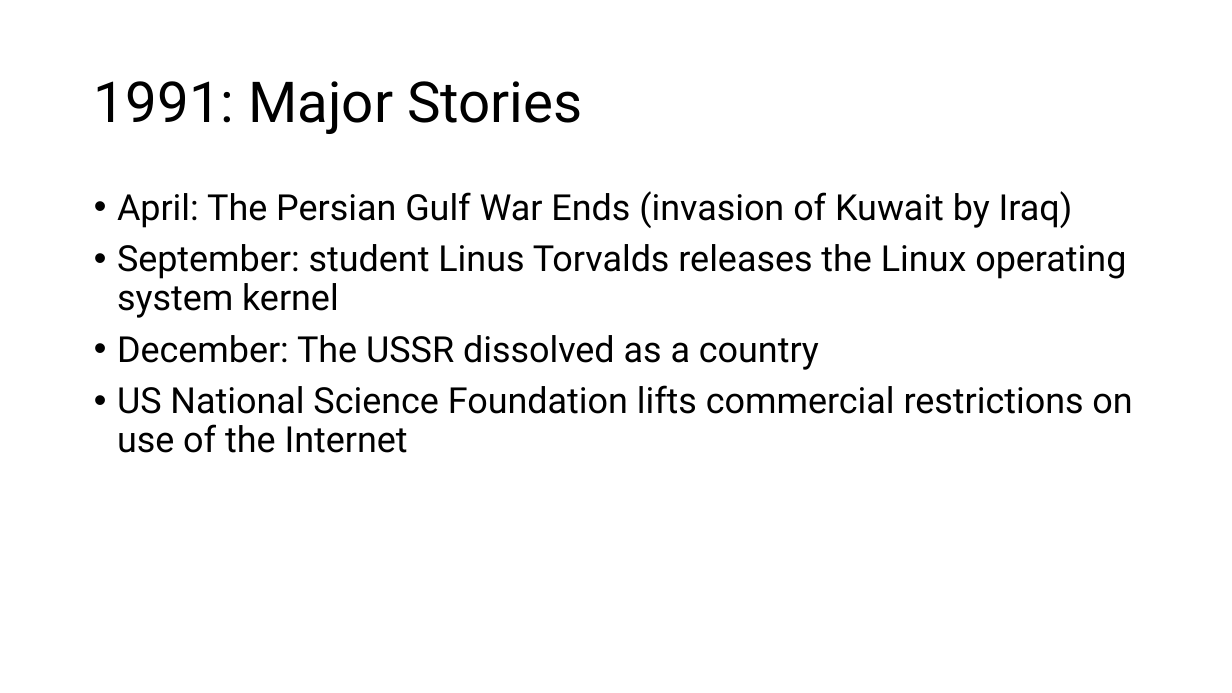
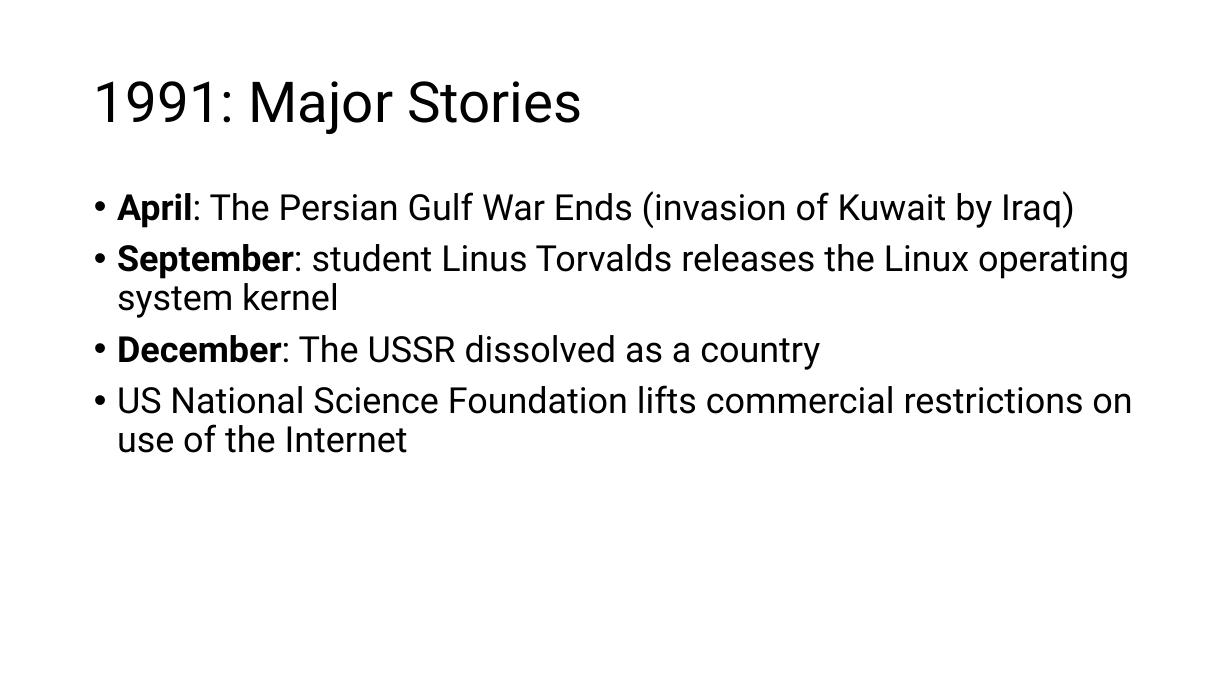
Before and after one commit to tjd1234/cmpt383fall2026, a slide deck: slide 15 of python/PythonIntro.pptx. Drawn at 1232x693 pixels with LibreOffice and Linux fonts; fonts in the diff are those of the drawing. Boxes give left, top, right and bottom in pixels: in the first picture for what was removed or moved away, otherwise in the second. Text is boxed around its words. In the diff, an @@ line names an element or a change of style, - is before the commit and + after.

```diff
--- a/python/PythonIntro.pptx
+++ b/python/PythonIntro.pptx
@@ text at (117,191,1129,370): bold on in "April:", "September:", "December:" @@
```
Also in this commit, not shown: 1 other slide changed, 11 other files.
